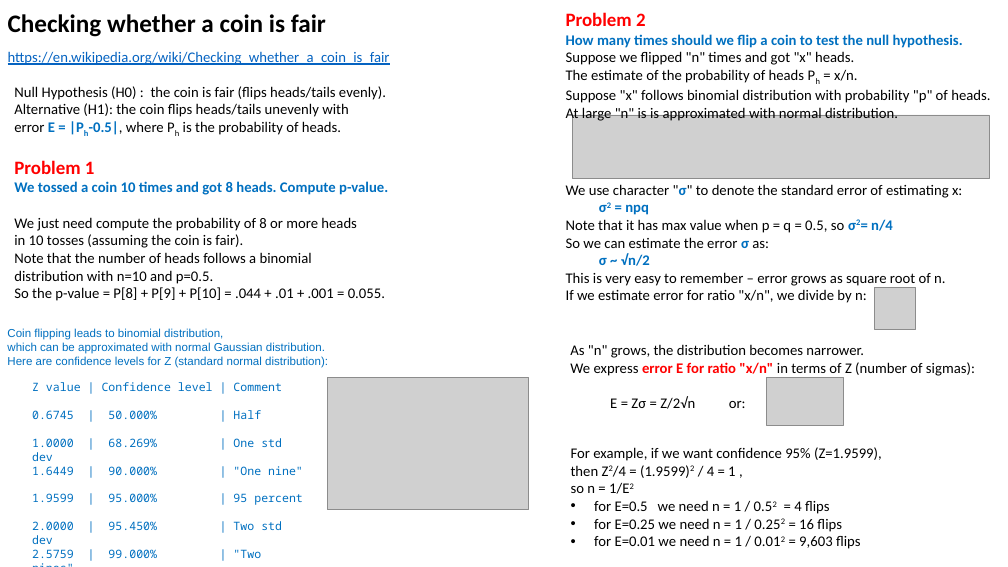
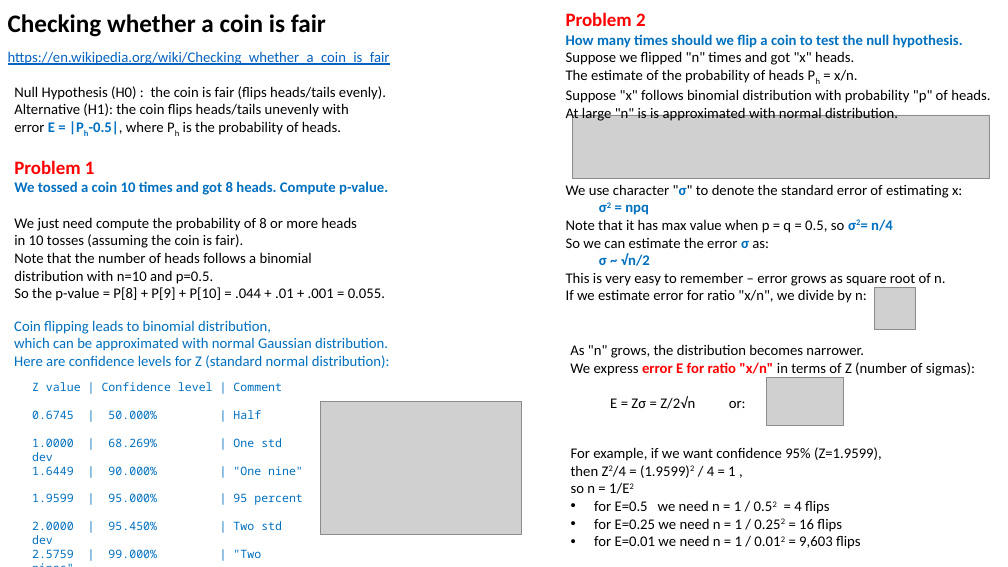
Before and after one commit to lselector/statistics, a slide deck: slide 4 of statistics_02_binomial_distribution.pptx. Drawn at 1008x567 pixels with LibreOffice and Linux fonts; fonts in the diff are those of the drawing; grey boxes stand for pictures. Boxes give left, top, right and bottom in pixels: in the first picture for what was removed or moved away, otherwise in the second. Text is boxed around its words. In the diff, an @@ line names an element or a change of style, - is before the commit and + after.

```diff
--- a/statistics_02_binomial_distribution.pptx
+++ b/statistics_02_binomial_distribution.pptx
@@ text "Coin flipping leads to binomial ...": place and size @@
-text "Coin flipping leads to binomial ..." at <box>7,328,328,368</box>
+text "Coin flipping leads to binomial ..." at <box>14,320,390,368</box>
@@ text "Coin flipping leads to binomial ..." at <box>14,320,390,368</box>: size 11 to 14 pt, font Arial to Calibri @@
@@ picture: place and size @@
-picture at <box>327,377,529,510</box>
+picture at <box>321,402,523,534</box>
```
Also in this commit, not shown: 1 other slide changed.
